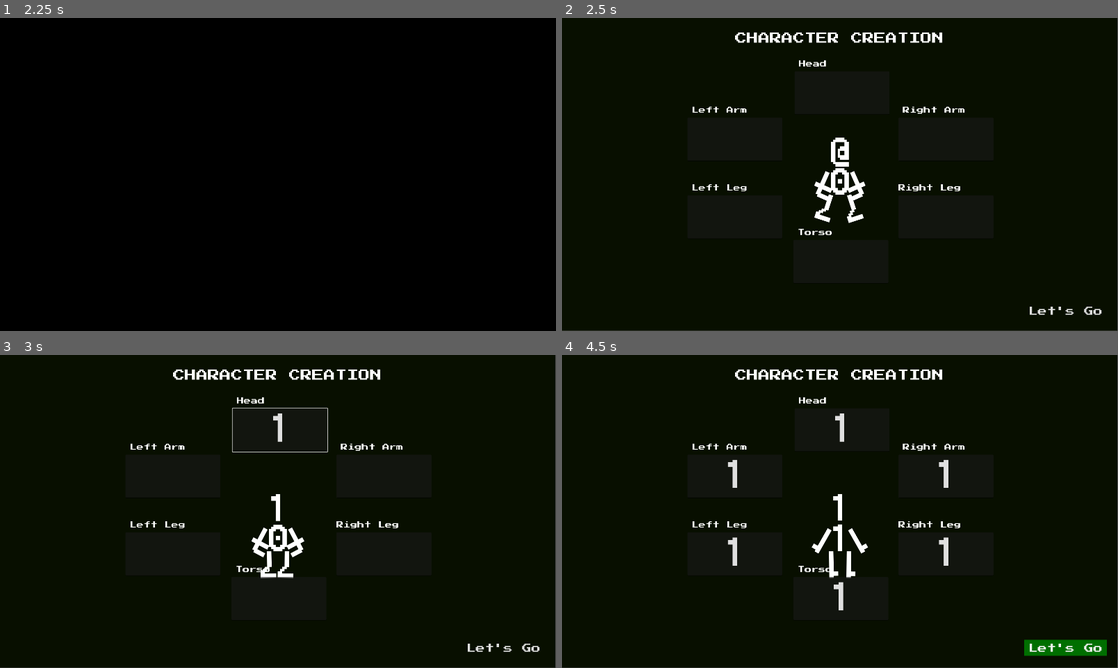
Above: before the commit, frames 1-4 (two rows, left to right).
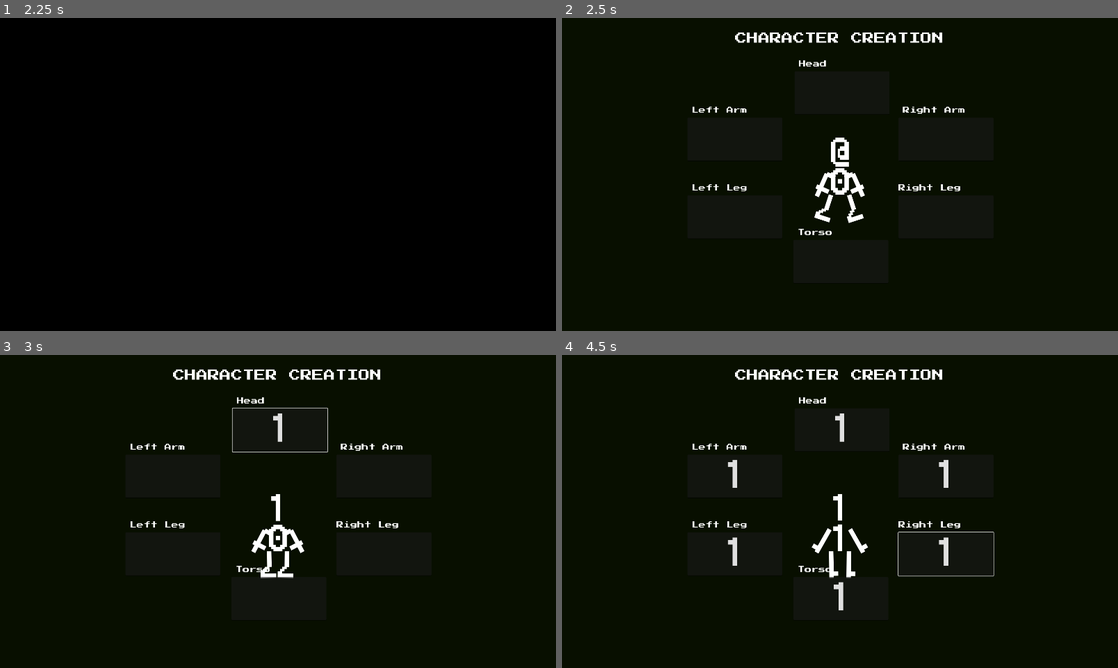
Above: after the commit, the same moments.

Repository: CaptainDizzy/godot_test
Game: Godot game, scene res://menu/menu.tscn
The game is run twice, just before and just after one commit, with the same random seed, the same clock (stepped at 60 frames per second) and the same inputs.
Inputs (mouse positions are in pixels of both pictures, inside the frame that each line leads up to):
- Up to frame 1 (2.25 s): move the mouse to (400, 158) at 0.52 s; hold D (move_right) 0.53-1.25 s; click "ASCII Character Test" at 1.25 s; move the mouse to (166, 190) at 2.02 s; hold S (move_down) from 2.03 s (still down)
- Up to frame 2 (2.5 s): keep holding S (move_down)
- Up to frame 3 (3 s): release S (move_down) at 2.75 s; click (278, 430) at 2.77 s; type "12" at 2.85 s
- Up to frame 4 (4.5 s): click (840, 599) at 3 s; type "12" at 3.08 s; click (734, 477) at 3.23 s; type "12" at 3.32 s; click (945, 477) at 3.52 s; type "12" at 3.6 s; click (734, 555) at 3.75 s; type "12" at 3.83 s; click (945, 555) at 3.98 s; type "12" at 4.07 s; click (1067, 649) at 4.25 s, where only the run before the commit has a clickable "Let's Go"

Frame 1 is identical in both runs. In frame 2, 0.6% of the frame differs, in the area x 0-100%, y 0-100%; in frame 3, 0.7%; in frame 4, 1.3%.

Commit message:
changed boop_game tree structure to set up for multi screen puz/adv game

Diff:
--- a/dizzy-playground-2d/boop_game/assets/ascii.tscn
+++ b/dizzy-playground-2d/boop_game/assets/ascii.tscn
@@ -264,7 +264,7 @@
 pivot_offset = Vector2(39, 102)
 theme_override_fonts/font = ExtResource("1_eyw10")
 theme_override_font_sizes/font_size = 124
-text = "f"
+text = "t"
 horizontal_alignment = 1
 metadata/_edit_use_anchors_ = true
 
@@ -286,7 +286,7 @@
 pivot_offset = Vector2(39, 102)
 theme_override_fonts/font = ExtResource("1_eyw10")
 theme_override_font_sizes/font_size = 124
-text = "f"
+text = "t"
 horizontal_alignment = 1
 metadata/_edit_use_anchors_ = true
 
--- a/dizzy-playground-2d/boop_game/game_boop.tscn
+++ b/dizzy-playground-2d/boop_game/game_boop.tscn
@@ -1,39 +1,20 @@
 [gd_scene format=3 uid="uid://ck2uub8r0b31w"]
 
-[ext_resource type="FontFile" uid="uid://bcijiqbocagsh" path="res://fonts/PressStart2P-Regular.ttf" id="1_0adjh"]
 [ext_resource type="PackedScene" uid="uid://ca6qc3lev5jre" path="res://boop_game/assets/player.tscn" id="1_8odjb"]
 [ext_resource type="Script" uid="uid://drmt8mgohx0af" path="res://boop_game/game_boop.gd" id="1_qnvt8"]
 [ext_resource type="PackedScene" uid="uid://ckowrgqaidh8t" path="res://addons/dizzy_transitions/dizzy_transitions.tscn" id="2_grd68"]
 [ext_resource type="Theme" uid="uid://dpika668hgijq" path="res://boop_game/ui/pixelfont.theme" id="3_73481"]
 [ext_resource type="FontFile" uid="uid://b0r2cab1742t2" path="res://fonts/vertopal.com_8514oem.ttf" id="4_73481"]
 
-[sub_resource type="StyleBoxFlat" id="StyleBoxFlat_6tceu"]
-content_margin_left = 15.0
-content_margin_top = 3.0
-content_margin_right = 15.0
-bg_color = Color(0, 0.23921569, 0, 0)
-anti_aliasing = false
-
-[sub_resource type="StyleBoxFlat" id="StyleBoxFlat_0adjh"]
-content_margin_left = 15.0
-content_margin_top = 3.0
-content_margin_right = 15.0
-bg_color = Color(0, 0.43434733, 0, 1)
-border_color = Color(0.8, 0.8, 0.8, 0)
-
 [sub_resource type="Theme" id="Theme_oll6g"]
 
 [node name="Game" type="Node2D" unique_id=545093323]
 script = ExtResource("1_qnvt8")
 
-[node name="CharCrtn" type="Control" parent="." unique_id=545097475]
-layout_mode = 3
-anchors_preset = 0
-offset_right = 1918.0
-offset_bottom = 1079.0
-
-[node name="BGColor" type="ColorRect" parent="CharCrtn" unique_id=968781158]
-layout_mode = 1
+[node name="BGCanvas" type="CanvasLayer" parent="." unique_id=1107412984]
+layer = -5
+
+[node name="BGColor" type="ColorRect" parent="BGCanvas" unique_id=968781158]
 anchors_preset = 15
 anchor_right = 1.0
 anchor_bottom = 1.0
@@ -42,9 +23,15 @@
 color = Color(0.03082189, 0.058766246, 0, 1)
 metadata/_edit_lock_ = true
 
-[node name="Player" parent="CharCrtn" unique_id=1632503170 instance=ExtResource("1_8odjb")]
+[node name="Player" parent="." unique_id=1632503170 instance=ExtResource("1_8odjb")]
 unique_name_in_owner = true
 position = Vector2(960, 615)
+
+[node name="CharCrtn" type="Control" parent="." unique_id=545097475]
+layout_mode = 3
+anchors_preset = 0
+offset_right = 1918.0
+offset_bottom = 1079.0
 
 [node name="Title" type="Label" parent="CharCrtn" unique_id=637224605]
 layout_mode = 1
@@ -62,25 +49,6 @@
 horizontal_alignment = 1
 vertical_alignment = 1
 
-[node name="Continue" type="Button" parent="CharCrtn" unique_id=235528313]
-layout_mode = 1
-anchors_preset = 8
-anchor_left = 0.5
-anchor_top = 0.5
-anchor_right = 0.5
-anchor_bottom = 0.5
-offset_left = 652.0
-offset_top = 443.5
-offset_right = 908.0
-offset_bottom = 498.5
-grow_horizontal = 2
-grow_vertical = 2
-theme_override_fonts/font = ExtResource("1_0adjh")
-theme_override_font_sizes/font_size = 32
-theme_override_styles/normal = SubResource("StyleBoxFlat_6tceu")
-theme_override_styles/hover = SubResource("StyleBoxFlat_0adjh")
-text = "Let's Go"
-
 [node name="HeadInput" type="Control" parent="CharCrtn" unique_id=2045243235]
 anchors_preset = 0
 offset_left = 803.0
@@ -258,4 +226,4 @@
 unique_name_in_owner = true
 visible = false
 
-[connection signal="game_state" from="." to="CharCrtn/Player" method="_on_game_state"]
+[connection signal="game_state" from="." to="Player" method="_on_game_state"]
